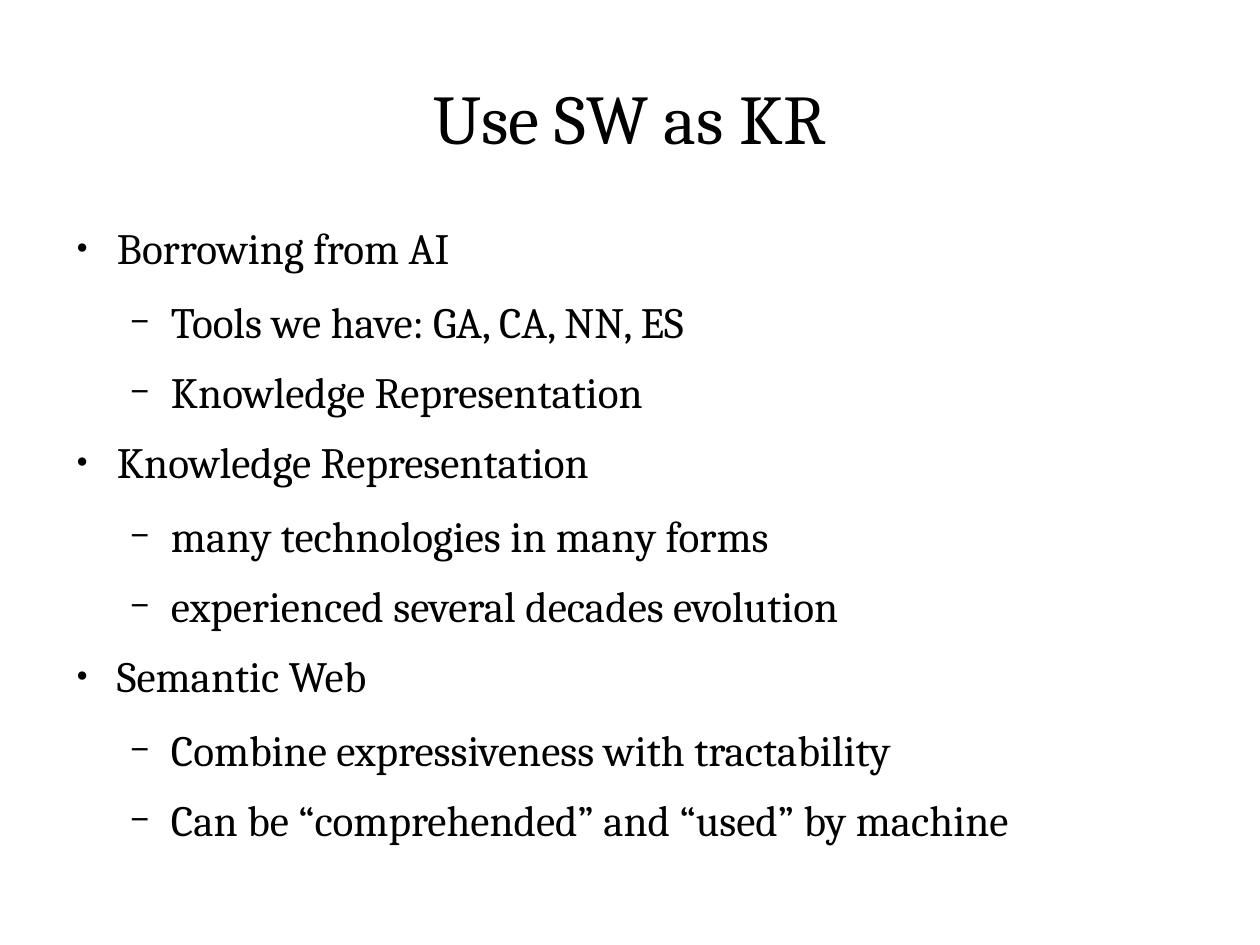
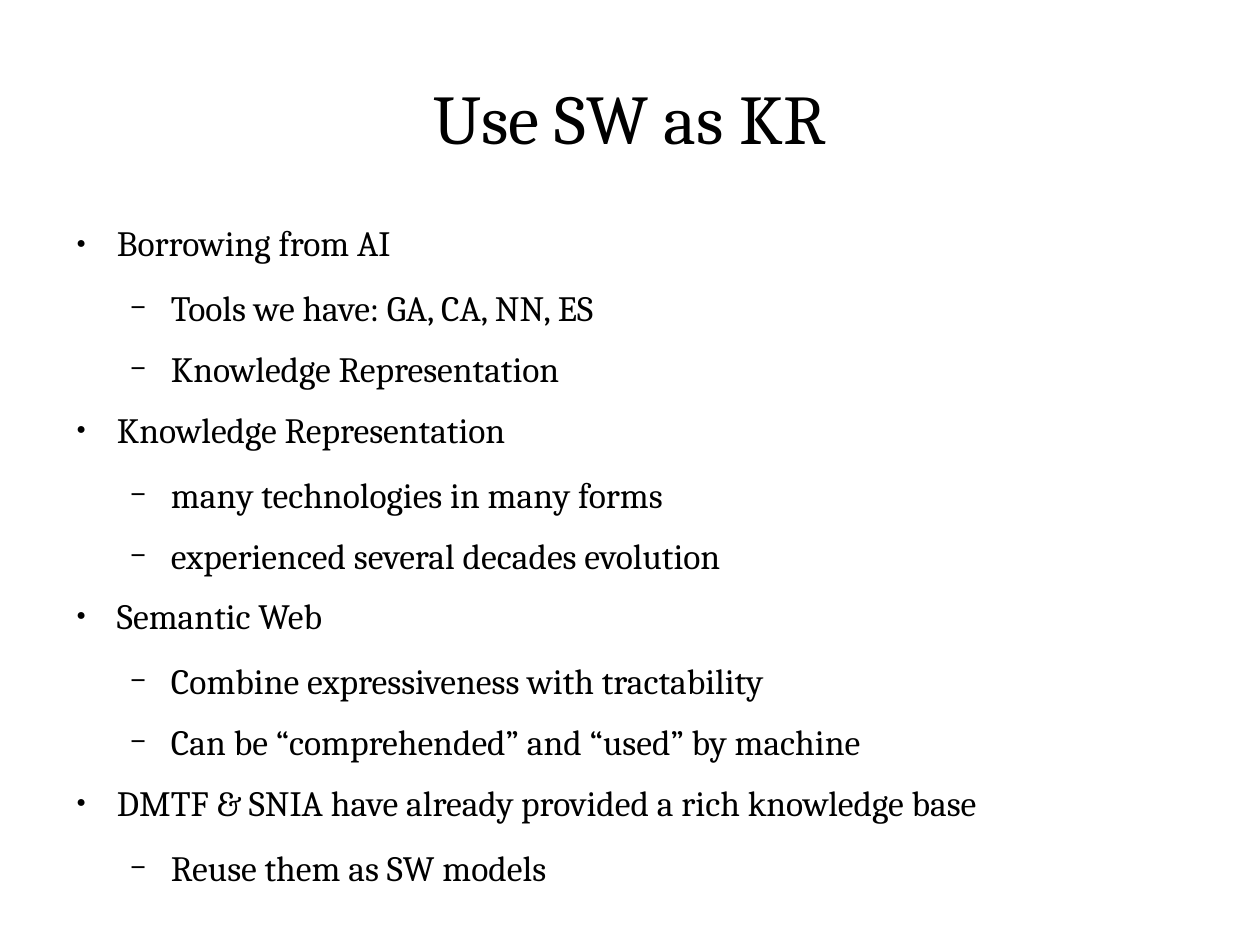
Before and after one commit to ShiZhan/fs-crawler, a slide deck: slide 5 of doc/oam.odp. Drawn at 1260x945 pixels with LibreOffice and Linux fonts; fonts in the diff are those of the drawing. Boxes give left, top, right and bottom in pixels: in the first picture for what was removed or moved away, otherwise in the second. Text is boxed around its words. In the diff, an @@ line names an element or a change of style, - is before the commit and + after.

```diff
--- a/doc/oam.odp
+++ b/doc/oam.odp
@@ text at (117,230,861,763): size 27.2 to 22.4 pt in "Borrowing from AI", "Tools we have: GA, CA, NN, ES", "Knowledge Representation", "Knowledge Representation" and 5 more places @@
@@ text at (117,791,977,882): paragraphs added @@
+● DMTF & SNIA have already provided a rich knowledge base
+  − Reuse them as SW models
```
Also in this commit, not shown: 3 other slides changed, 2 slides added.
